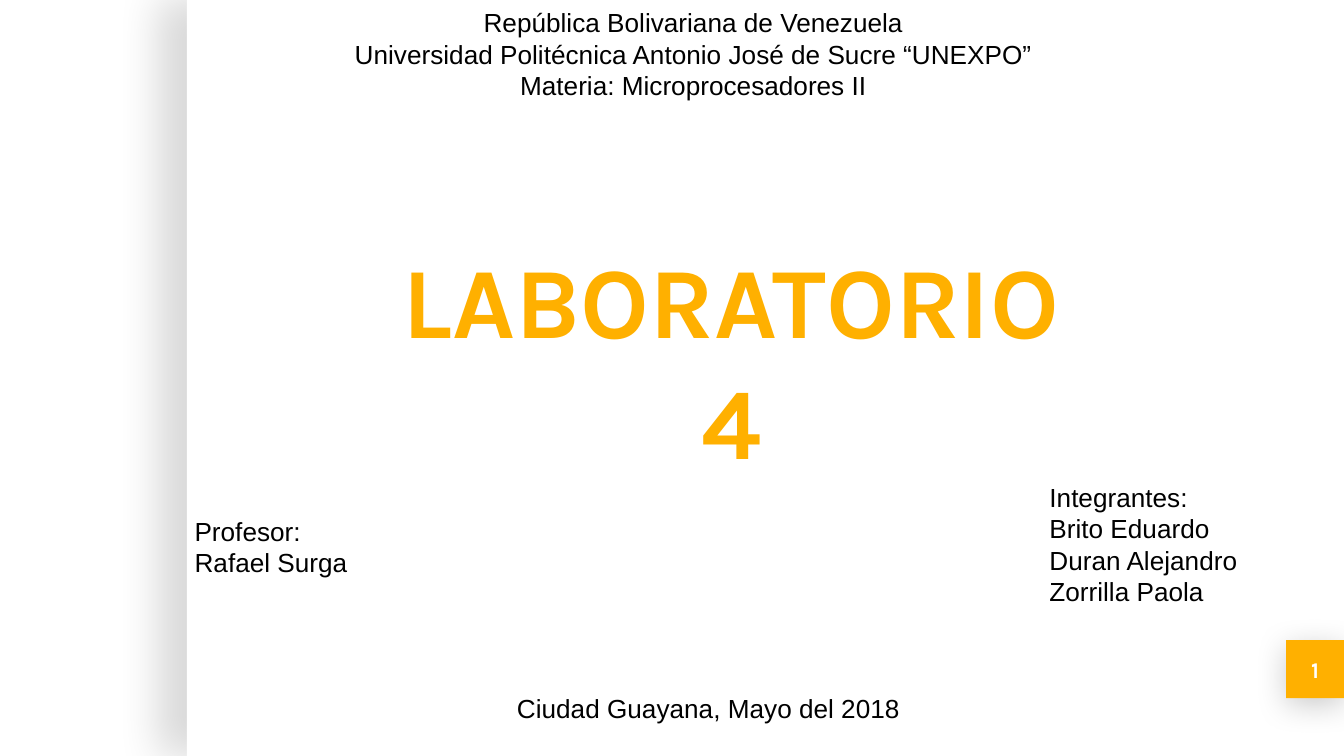
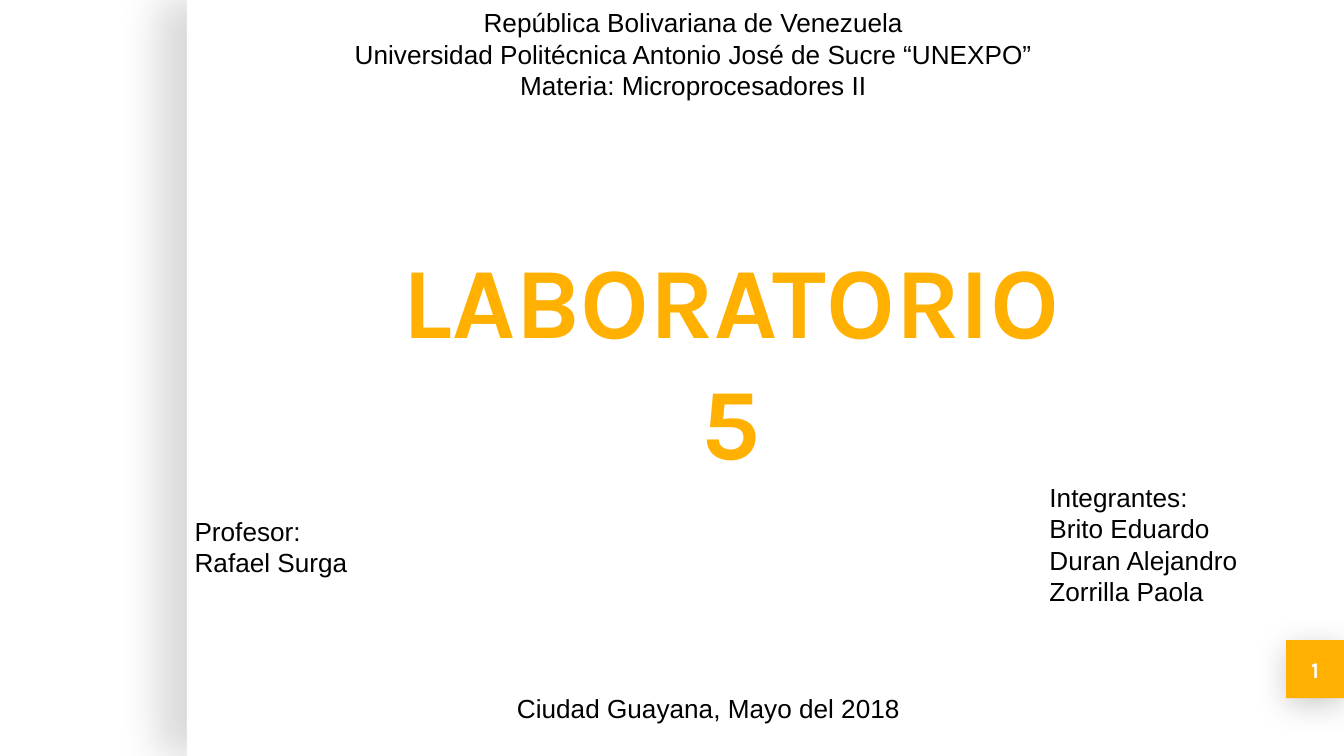
Before and after one commit to Duranzno/Micro2, a slide deck: slide 1 of Lab4/lab5.pptx. Drawn at 1344x756 pixels with LibreOffice and Linux fonts; fonts in the diff are those of the drawing; background and template pictures are left out. Boxes give left, top, right and bottom in pixels: in the first picture for what was removed or moved away, otherwise in the second. Text is boxed around its words. In the diff, an @@ line names an element or a change of style, - is before the commit and + after.

```diff
--- a/Lab4/lab5.pptx
+++ b/Lab4/lab5.pptx
@@ rectangle "LABORATORIO 5": place and size @@
-rectangle "LABORATORIO 5" at box(348, 231, 1116, 367)
+rectangle "LABORATORIO 5" at box(351, 231, 1111, 367)
@@ text in rectangle at box(403, 271, 1060, 461): text changed @@
-LABORATORIO 4
+LABORATORIO 5
```
Also in this commit, not shown: 1 other file.
